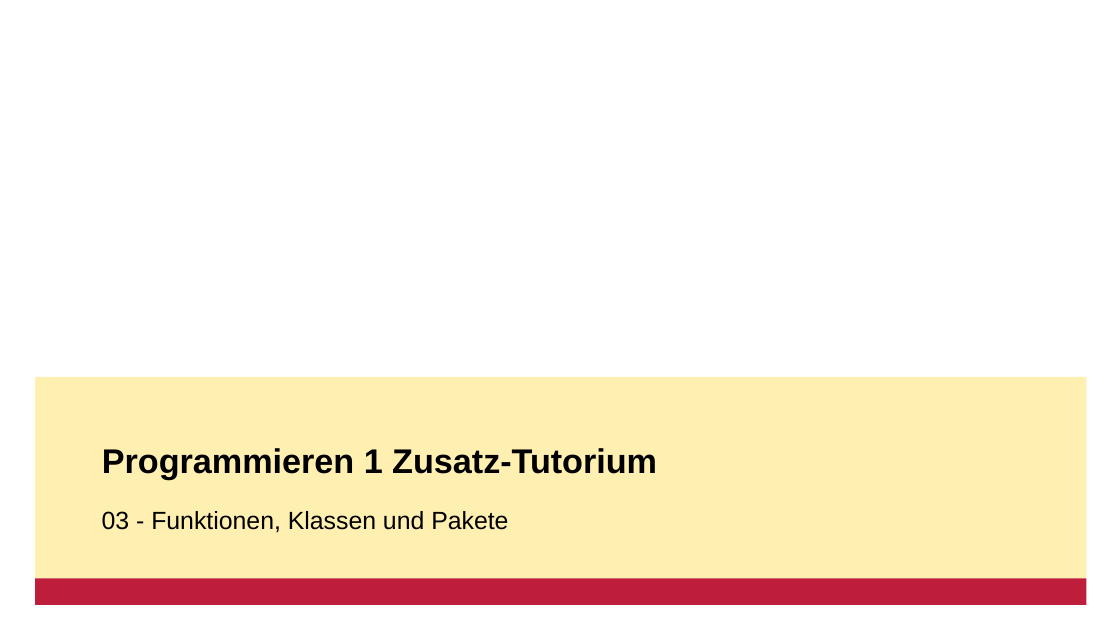
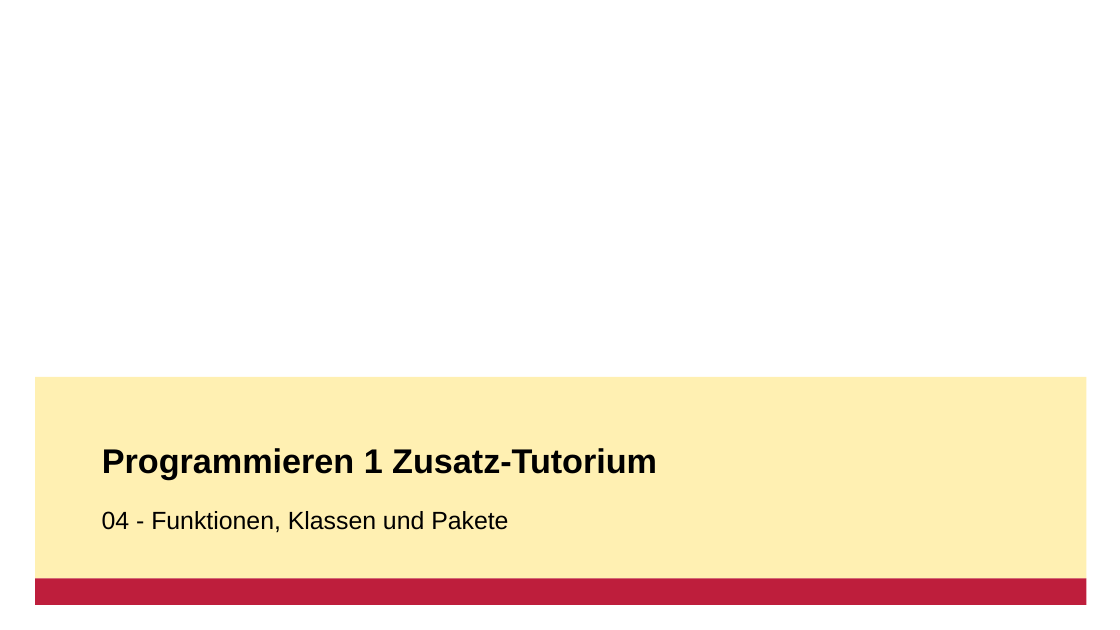
Before and after one commit to gemdav/Programmieren-1-Tutorium, a slide deck: slide 1 of slides/04_functions_classes_packages.pptx. Drawn at 1120x630 pixels with LibreOffice and Linux fonts; fonts in the diff are those of the drawing; background and template pictures are left out. Boxes give left, top, right and bottom in pixels: in the first picture for what was removed or moved away, otherwise in the second. Text is boxed around its words. In the diff, an @@ line names an element or a change of style, - is before the commit and + after.

```diff
--- a/slides/04_functions_classes_packages.pptx
+++ b/slides/04_functions_classes_packages.pptx
@@ subtitle at (102, 511, 508, 532): text changed @@
-03 - Funktionen, Klassen und Pakete
+04 - Funktionen, Klassen und Pakete
```
Also in this commit, not shown: 3 other slides changed, 8 other files.
